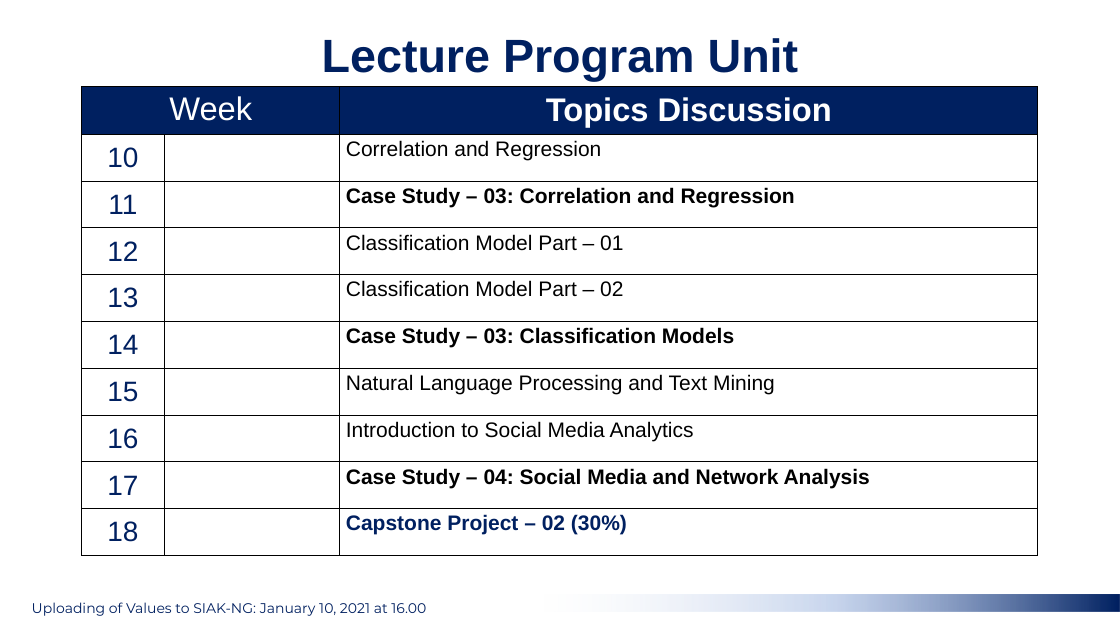
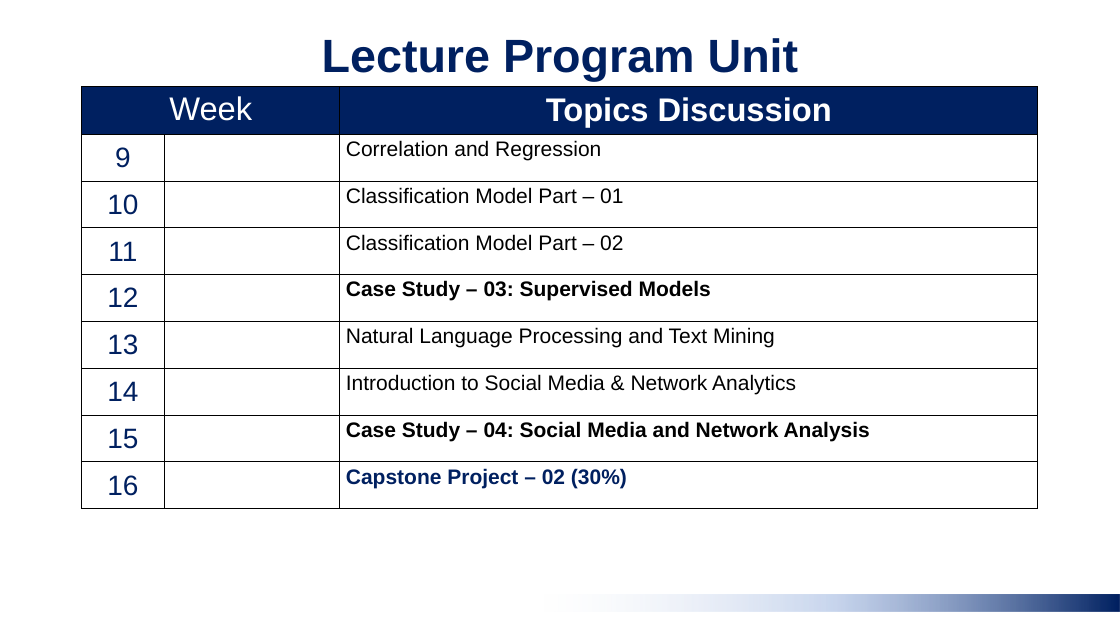
Before and after one commit to taudataanalytics/Data-Mining--Penambangan-Data--Ganjil-2024, a slide deck: slide 12 of Data Mining 00 - Study Contract - odd Sem 2024.pptx. Drawn at 1120x630 pixels with LibreOffice and Linux fonts; fonts in the diff are those of the drawing; background and template pictures are left out. Boxes give left, top, right and bottom in pixels: in the first picture for what was removed or moved away, otherwise in the second. Text is boxed around its words. In the diff, an @@ line names an element or a change of style, - is before the commit and + after.

```diff
--- a/Data Mining 00 - Study Contract - odd Sem 2024.pptx
+++ b/Data Mining 00 - Study Contract - odd Sem 2024.pptx
@@ table at [82,87,1038,509] @@
-row 2: 10 |  | Correlation and Regression
-row 3: 11 |  | Case Study – 03: Correlation and Regression
-row 4: 12 |  | Classification Model Part – 01
-row 5: 13 |  | Classification Model Part – 02
-row 6: 14 |  | Case Study – 03: Classification Models
-row 7: 15 |  | Natural Language Processing and Text Mining
-row 8: 16 |  | Introduction to Social Media Analytics
-row 9: 17 |  | Case Study – 04: Social Media and Network Analysis
-row 10: 18 |  | Capstone Project – 02 (30%)
+row 2: 9 |  | Correlation and Regression
+row 3: 10 |  | Classification Model Part – 01
+row 4: 11 |  | Classification Model Part – 02
+row 5: 12 |  | Case Study – 03: Supervised Models
+row 6: 13 |  | Natural Language Processing and Text Mining
+row 7: 14 |  | Introduction to Social Media & Network Analytics
+row 8: 15 |  | Case Study – 04: Social Media and Network Analysis
+row 9: 16 |  | Capstone Project – 02 (30%)
@@ text removed at [32,602,426,616] @@
-Uploading of Values to SIAK-NG: January 10, 2021 at 16.00
```
Also in this commit, not shown: 1 other slide changed.
